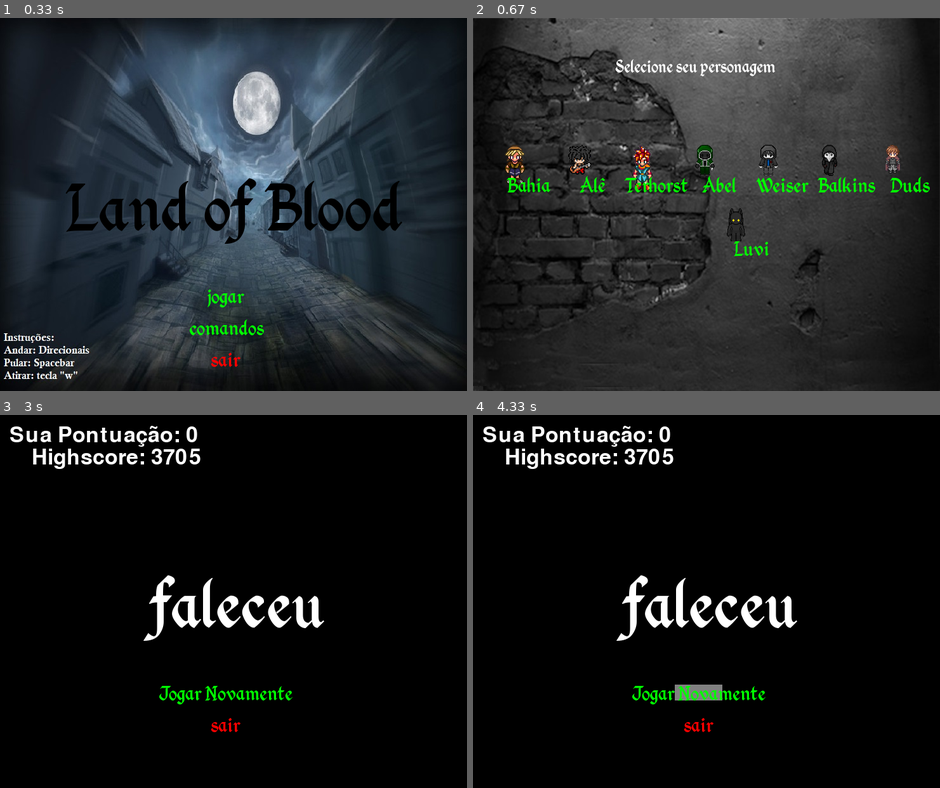
Above: before the commit, frames 1-4 (two rows, left to right).
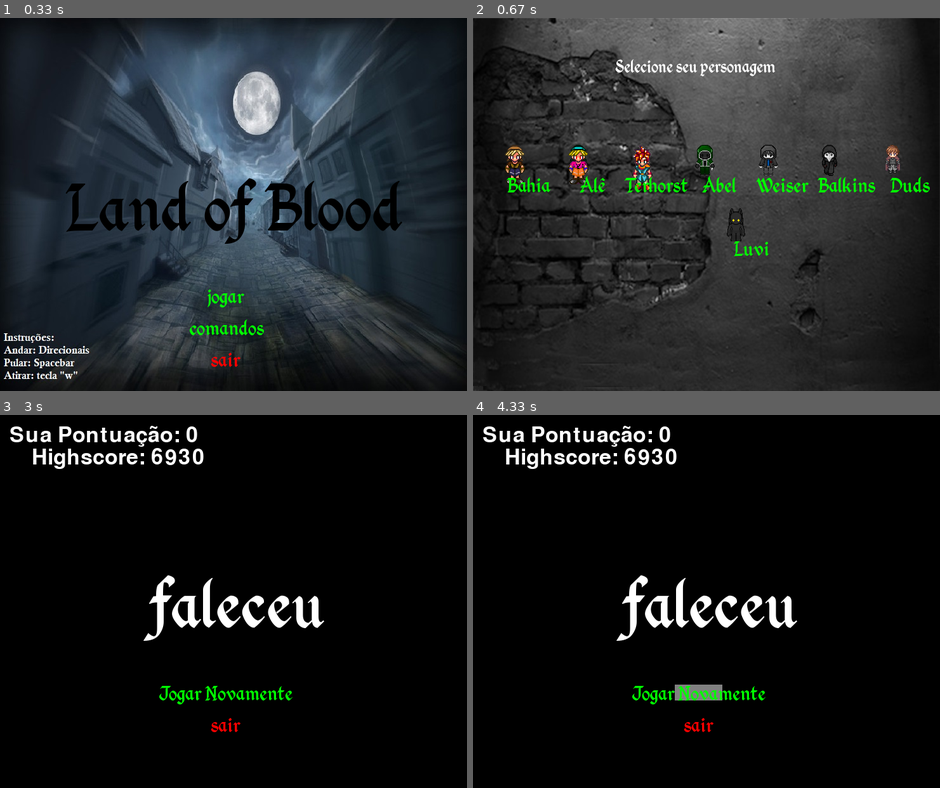
Above: after the commit, the same moments.

Repository: terhorstsouza/PYGAME---Gabriel---Thiago---Alexandre
Game: pygame game, started from jogo.py
Two runs of this game, one before a commit and one after it. Both use one fixed random seed, a clock stepped at 60 frames per second and the inputs below.
Inputs:
- Up to frame 1 (0.33 s): no input
- Up to frame 2 (0.67 s): click "jogar" at 0.42 s
- Up to frame 3 (3 s): click "Duds" at 0.77 s; click "SIM!" at 1.1 s; hold W 1.83-2.3 s; hold A from 2.83 s (still down)
- Up to frame 4 (4.33 s): release A at 3.37 s; hold A 3.4-4.05 s; click "Jogar Novamente" at 4.32 s

Frame 1 is identical in both runs. In frame 2, 0.3% of the frame differs, in the area x 20-26%, y 34-45%; in frame 3, 0.3%; in frame 4, 0.3%.

Commit message:
Correções

Diff:
--- a/HighScore.txt
+++ b/HighScore.txt
@@ -1 +1 @@
-3705
+6930
--- a/jogo.py
+++ b/jogo.py
@@ -204,8 +204,6 @@
             if event.key == pygame.K_w:
                 if self.rect.y <= 475:
                     self.directiony = 'baixo'
-
-
 
 class MOBs(pygame.sprite.Sprite):
         walkRight = [pygame.image.load('R1E.png'), pygame.image.load('R2E.png'),\
Binary file changed: jogador2.png
Binary file changed: personagem2.png
